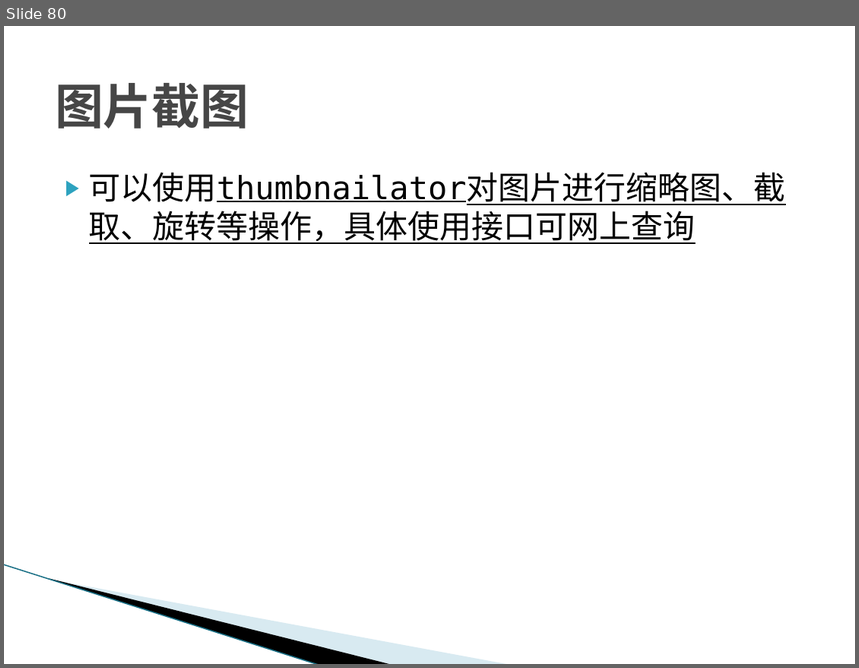
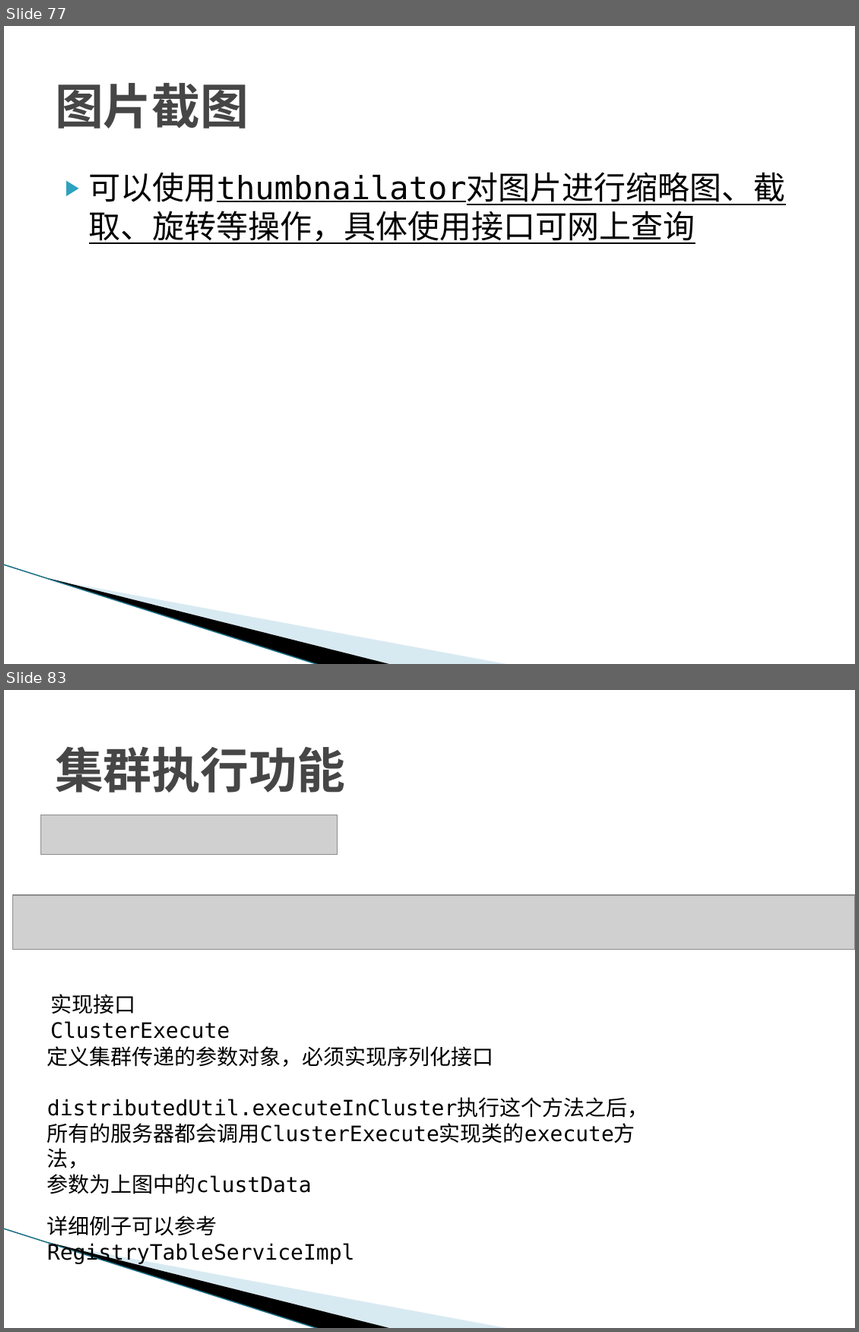
Before and after one commit to nikorliu/simbaRoot, a slide deck: doc/框架使用说明.pptx. Shown one above the other, each under a label of ours: slide 80 before the commit, slides 77 and 83 after it; the slides between them are not shown. The pictures are 859x668 and 859x1332 pixels, drawn with LibreOffice and Linux fonts; fonts in the diff are those of the drawing; grey boxes stand for pictures; background and template pictures are left out. Boxes give left, top, right and bottom in pixels: in the first picture for what was removed or moved away, otherwise in the second. Text is boxed around its words. In the diff, an @@ line names an element or a change of style, - is before the commit and + after.

```diff
--- a/doc/框架使用说明.pptx
+++ b/doc/框架使用说明.pptx
@@ slide 83 added at (4, 690, 855, 1328), background #FFFFFF; not listed: 3 template elements that a slide beside it also shows @@
@@ title added at (55, 746, 346, 793), 41 pt, text #464646, bold @@
+集群执行功能
@@ picture added at (40, 815, 337, 855) @@
@@ picture added at (12, 895, 855, 950) @@
@@ text added at (50, 994, 230, 1039), 18 pt, text #000000 @@
+实现接口ClusterExecute
@@ text added at (47, 1046, 648, 1195), 18 pt, text #000000 @@
+定义集群传递的参数对象，必须实现序列化接口
+distributedUtil.executeInCluster执行这个方法之后，
+所有的服务器都会调用ClusterExecute实现类的execute方法，
+参数为上图中的clustData
@@ text added at (47, 1216, 355, 1265), 18 pt, text #000000 @@
+详细例子可以参考RegistryTableServiceImpl
@@ what was slide 80 is now slide 77 @@
```
Also in this commit, not shown: 18 slides changed, 14 other slides added, 8 slides removed, 1 other file.
